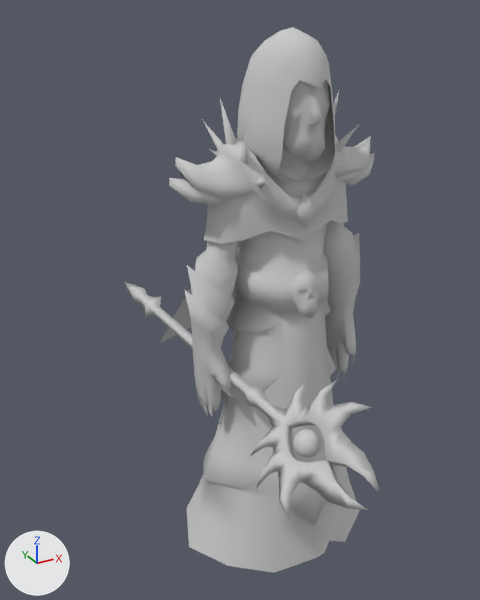
An edit to the FBX model Assets/Imported Assets/Fantasy Heroes Pack 02/Necromancer Dosaz/Animations/Necromancer Dosaz@Jump.FBX, drawn before and after from the same camera.
Both versions are drawn from a camera (50 mm lens) standing at (-1.204, -1.885, 1.952) and looking at (-0.103, 0.116, 0.951). Arrows for +X, +Y and +Z are at lower left; the lights stay in place. Where no turn or scale is listed for an object, it has been applied to the vertices.

The older version as bpy lines, for what is in view:
```python
me_mesh = bpy.data.meshes.new('Mesh')
me_mesh.from_pydata(...)  # 1284 vertices, 2054 faces; spans x -0.41..0.41, y -0.3..0.88, z -0.02..1.9
me_mesh.materials.append(mat_01___default)  # light grey #cacaca
me_mesh_001 = bpy.data.meshes.new('Mesh.001')
me_mesh_001.from_pydata(...)  # 201 vertices, 394 faces; spans x -0.14..0.15, y -0.87..0.98, z -0.14..0.16
me_mesh_001.materials.append(mat_01___default)  # light grey #cacaca
ob_necromancer_dosaz = bpy.data.objects.new('Necromancer Dosaz', me_mesh)
ob_necromancer_dosaz.location = (0.0, 0.0, 0.0)
ob_staff = bpy.data.objects.new('Staff', me_mesh_001)
ob_staff.location = (-0.244, 0.023, 0.758)
```
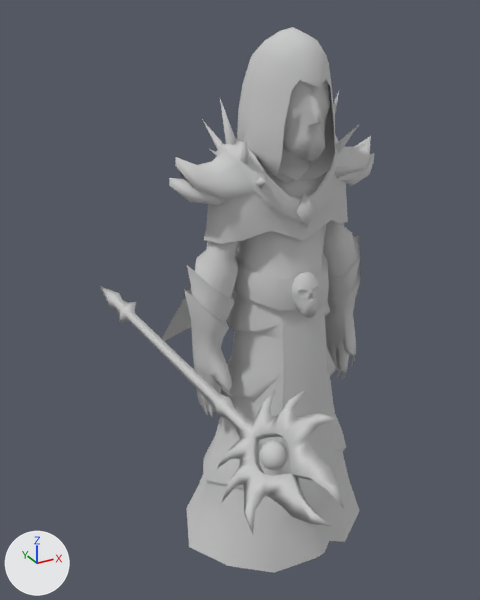
Commit message: Jump is wrong

The edits, one by one:
me_mesh has 1284 vertices, 2054 faces and spans x -0.41..0.41, y -0.3..0.88, z -0.02..1.9.
me_mesh is used by ob_necromancer_dosaz; location (0.0, 0.0, 0.0).
me_mesh part 1: its shading normals changed.
Object 'Staff' (ob_staff) moves from (-0.244, 0.023, 0.758) to (-0.362, 0.022, 0.757).

What differs and where, as boxes (x1, y1, x2, y2) in the pictures (480 x 600 px):
'Staff', moved
    before: (123, 281, 380, 520)
    after: (100, 286, 344, 535)
